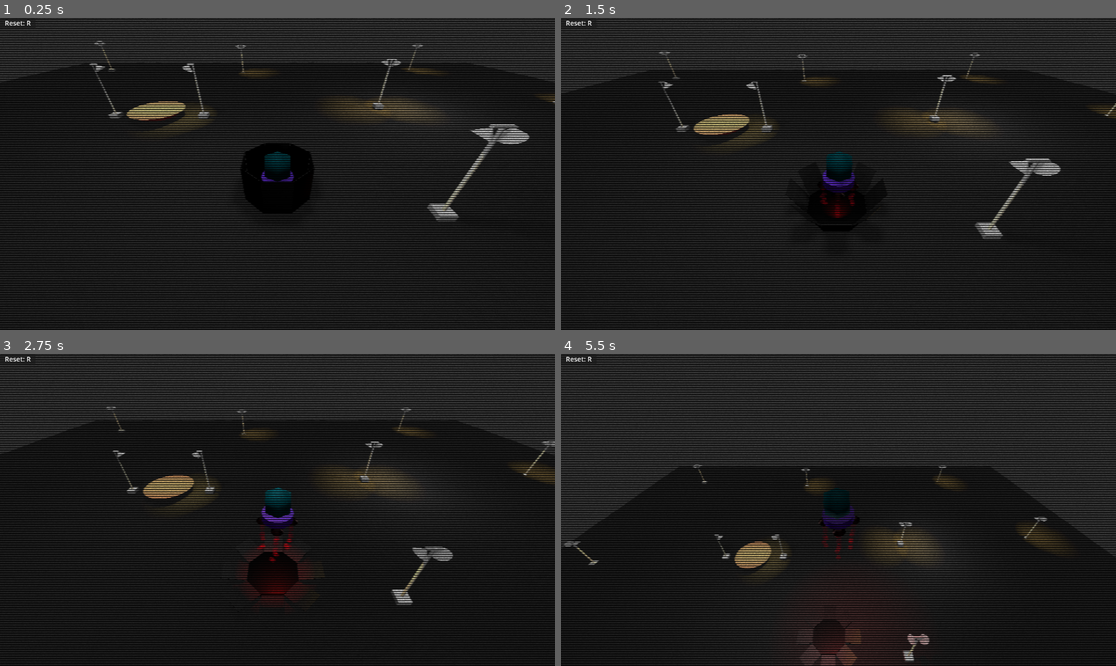
Above: before the commit, frames 1-4 (two rows, left to right).
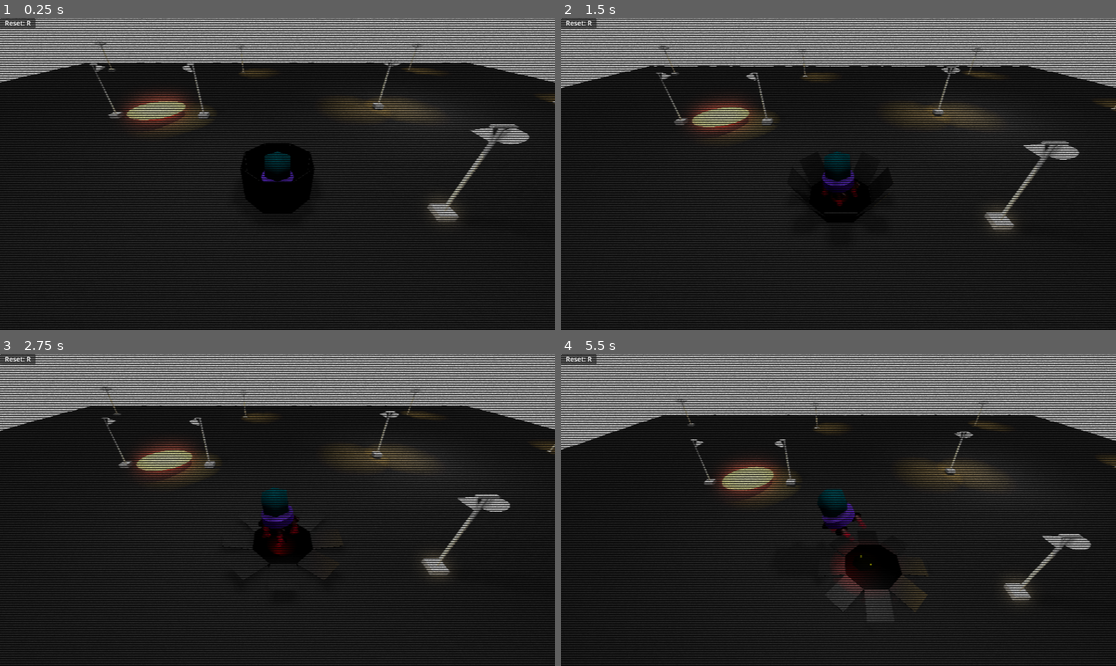
Above: after the commit, the same moments.

Repository: astnohk/LunarMouse3D
Game: Godot game, scene res://Levels/Level001.tscn
Same seed, same stepped clock (60 frames per second), same inputs: the game is played once before the commit and once after it.
Inputs (mouse positions are in pixels of both pictures, inside the frame that each line leads up to):
- Up to frame 1 (0.25 s): no input
- Up to frame 2 (1.5 s): tap Enter at 0.5 s; move the mouse to (960, 158) at 0.52 s; press the mouse at (960, 158) at 0.53 s; move the mouse to (727, 189) at 1.27 s; release the mouse at (727, 189) at 1.28 s; click (727, 189) at 1.35 s
- Up to frame 3 (2.75 s): move the mouse to (333, 441) at 2.02 s; press the mouse at (333, 441) at 2.03 s
- Up to frame 4 (5.5 s): move the mouse to (810, 572) at 2.77 s; release the mouse at (810, 572) at 2.78 s; click (810, 572) at 2.85 s; move the mouse to (1005, 556) at 3.52 s; press the mouse at (1005, 556) at 3.53 s; move the mouse to (672, 463) at 4.27 s; release the mouse at (672, 463) at 4.28 s; click (672, 463) at 4.35 s; move the mouse to (866, 510) at 5.02 s; press the mouse at (866, 510) at 5.03 s

The runs differ from the first frame. In frame 1, 16% of the frame differs, in the area x 0-100%, y 0-67%; in frame 2, 21%; in frame 3, 26%; in frame 4, 34%, in the area x 0-100%, y 0-100%.

Commit message:
Add foot prints of player's rocket

Diff:
--- a/Levels/Level001.tscn
+++ b/Levels/Level001.tscn
@@ -30,6 +30,7 @@
 font_color = Color(1, 0.25098, 0.25098, 1)
 
 [sub_resource type="Environment" id="Environment_ugbw5"]
+glow_enabled = true
 volumetric_fog_enabled = true
 volumetric_fog_density = 0.01
 
@@ -40,8 +41,8 @@
 noise = SubResource("FastNoiseLite_wpcgp")
 
 [sub_resource type="FogMaterial" id="FogMaterial_lgquu"]
-density = 0.07
-albedo = Color(0.545098, 0.545098, 0.545098, 1)
+density = 0.1
+albedo = Color(0.439216, 0.439216, 0.439216, 1)
 height_falloff = 2.51676
 density_texture = SubResource("NoiseTexture3D_j14cn")
 
@@ -80,6 +81,11 @@
 map_width = 51
 map_depth = 51
 map_data = PackedFloat32Array(0, 0, 0, 0, 0, 0, 0, 0, 0, 0, 0, 0, 0, 0, 0, 0, 0, 0, 0, 0, 0, 0, 0, 0, 0, 0, 0, 0, 0, 0, …(7713 unchanged characters)…
+
+[sub_resource type="Environment" id="Environment_5tw1c"]
+glow_enabled = true
+volumetric_fog_enabled = true
+volumetric_fog_density = 0.01
 
 [sub_resource type="PhysicsMaterial" id="PhysicsMaterial_drmpy"]
 friction = 0.9
@@ -218,6 +224,7 @@
 
 [node name="Camera3D" type="Camera3D" parent="CameraPivot/Marker3D"]
 transform = Transform3D(1, 0, 0, 0, 0.79653, 0.604599, 0, -0.604599, 0.79653, 0, 0, 0)
+environment = SubResource("Environment_5tw1c")
 
 [node name="GoalStage" type="StaticBody3D" parent="."]
 transform = Transform3D(1, 0, 0, 0, 1, 0, 0, 0, 1, -6.79274, 0.271678, -6.367)
--- /dev/null
+++ b/Rocket/FootPrints.tscn
@@ -0,0 +1,40 @@
+[gd_scene load_steps=5 format=3 uid="uid://e8nor3p7u8oc"]
+
+[sub_resource type="PhysicsMaterial" id="PhysicsMaterial_5gtnr"]
+
+[sub_resource type="StandardMaterial3D" id="StandardMaterial3D_ub00m"]
+albedo_color = Color(1, 1, 0, 1)
+metallic = 1.0
+roughness = 0.4
+emission_enabled = true
+emission = Color(1, 1, 0, 1)
+emission_energy_multiplier = 16.0
+
+[sub_resource type="BoxMesh" id="BoxMesh_dj5hv"]
+material = SubResource("StandardMaterial3D_ub00m")
+size = Vector3(0.05, 0.05, 0.05)
+
+[sub_resource type="BoxShape3D" id="BoxShape3D_ek1bp"]
+size = Vector3(0.05, 0.05, 0.05)
+
+[node name="Node3D" type="Node3D"]
+
+[node name="RigidBody3D" type="RigidBody3D" parent="."]
+physics_material_override = SubResource("PhysicsMaterial_5gtnr")
+continuous_cd = true
+
+[node name="MeshInstance3D" type="MeshInstance3D" parent="RigidBody3D"]
+gi_mode = 2
+mesh = SubResource("BoxMesh_dj5hv")
+
+[node name="CollisionShape3D" type="CollisionShape3D" parent="RigidBody3D"]
+shape = SubResource("BoxShape3D_ek1bp")
+
+[node name="LightmapProbe" type="OmniLight3D" parent="RigidBody3D"]
+layers = 3
+light_color = Color(0.917647, 0.917647, 0, 1)
+light_energy = 8.0
+light_size = 0.3
+light_specular = 0.0
+omni_range = 0.15
+omni_attenuation = 0.812252
--- a/Rocket/Rocket.gd
+++ b/Rocket/Rocket.gd
@@ -1,6 +1,7 @@
 extends Node3D
 
 @export var fire_parts: PackedScene
+@export var foot_prints: PackedScene
 
 
 const MaxThrusterPower: float = 5.0
@@ -15,10 +16,13 @@
 const DirectionCoeff: float = 0.0005
 
 var body: RigidBody3D
-var previous_position: Vector3 = Vector3(0, 0, 0)
+var previousPosition: Vector3 = Vector3(0, 0, 0)
 var velocity: Vector3 = Vector3(0, 0, 0)
 var accel: Vector3 = Vector3(0, 0, 0)
 const ForceThresholdToExplode: float = 30.0
+
+const StampInterval: float = 2.0
+var countStamp: float = 0.0
 
 var audioThruster: AudioStreamPlayer
 var audioCrash: AudioStreamPlayer
@@ -26,12 +30,12 @@
 # Called when the node enters the scene tree for the first time.
 func _ready():
 	body = get_node("Body")
-	previous_position = body.global_position
+	previousPosition = body.global_position
 	audioThruster = get_node("Body/AudioThruster")
 	audioCrash = get_node("AudioCrash")
 
 # Called every frame. 'delta' is the elapsed time since the previous frame.
-func _process(_delta):
+func _process(delta):
 	if not body:
 		return
 	# Get the thruster direction
@@ -54,11 +58,16 @@
 	get_node("Body/FootZpHinge/FootZp/Particles3D").emitting = Emitting
 	get_node("Body/FootZnHinge/FootZn/Particles3D").emitting = Emitting
 
+	countStamp += delta
+	if countStamp >= StampInterval:
+		countStamp = 0.0
+		stamp()
+
 func _physics_process(delta):
 	if not body:
 		return
 	# Calculate velocity and accleration
-	var v_curr: Vector3 = (body.global_position - previous_position) / delta
+	var v_curr: Vector3 = (body.global_position - previousPosition) / delta
 	var a_prev: Vector3 = accel
 	accel = (v_curr - velocity) / delta
 	velocity = v_curr
@@ -81,12 +90,14 @@
 		audioThruster.stop()
 
 func explode():
-	print("play audioCrash")
 	audioCrash.play()
 	var last_position: Vector3 = body.global_position
 	remove_child(body)
 	body = null
 	# Spawn fired parts
+	if not fire_parts:
+		print("[ERROR] 'fire_parts' is null.")
+		return
 	for i in range(128):
 		var fire = fire_parts.instantiate()
 		var rigid = fire.get_node("RigidBody3D")
@@ -94,3 +105,12 @@
 		rigid.apply_central_force(randV * 100 + velocity * 0.2)
 		rigid.set_position(last_position + randV * 0.05)
 		add_child(fire)
+
+func stamp():
+	if not foot_prints:
+		print("[ERROR] 'foot_stamps' is null.")
+		return
+	var foot_print: Node3D = foot_prints.instantiate()
+	var marker: Marker3D = get_node("Body/ConeTwistJoint3D/RigidBody3D/Marker3D")
+	foot_print.set_global_position(marker.get_global_position())
+	get_viewport().get_tree().get_root().add_child(foot_print)
--- a/Rocket/Rocket.tscn
+++ b/Rocket/Rocket.tscn
@@ -1,9 +1,10 @@
-[gd_scene load_steps=17 format=3 uid="uid://cyq7p1m4dlfly"]
+[gd_scene load_steps=21 format=3 uid="uid://cyq7p1m4dlfly"]
 
 [ext_resource type="Script" path="res://Rocket/Rocket.gd" id="1_8fh8w"]
 [ext_resource type="PackedScene" uid="uid://bk1c1423so2mh" path="res://Rocket/FireOnParts.tscn" id="2_8ahoy"]
 [ext_resource type="Material" uid="uid://lqjkdlqshl5l" path="res://Rocket/Materials/M_RocketBody.tres" id="2_gkpmn"]
 [ext_resource type="Material" uid="uid://b84co07v4brp1" path="res://Rocket/Materials/M_RocketBooster.tres" id="3_6knww"]
+[ext_resource type="PackedScene" uid="uid://e8nor3p7u8oc" path="res://Rocket/FootPrints.tscn" id="3_rw5id"]
 [ext_resource type="PhysicsMaterial" uid="uid://dgc2xurjeb3f8" path="res://Rocket/Materials/PM_RocketFoot.tres" id="4_daakr"]
 [ext_resource type="SphereMesh" uid="uid://den74hg54dxup" path="res://Rocket/Meshes/SM_RocketGas.tres" id="4_jflvw"]
 [ext_resource type="AudioStream" uid="uid://b1g0vdmshtn8t" path="res://Rocket/Sounds/Thruster.wav" id="7_fntrd"]
@@ -41,9 +42,27 @@
 height = 0.1
 radius = 0.2
 
+[sub_resource type="StandardMaterial3D" id="StandardMaterial3D_o41a4"]
+albedo_color = Color(0, 0, 0, 1)
+metallic = 1.0
+roughness = 0.0
+
+[sub_resource type="CylinderMesh" id="CylinderMesh_uee10"]
+material = SubResource("StandardMaterial3D_o41a4")
+top_radius = 0.025
+bottom_radius = 0.025
+height = 0.075
+radial_segments = 6
+rings = 2
+
+[sub_resource type="CylinderShape3D" id="CylinderShape3D_afu5n"]
+height = 0.075
+radius = 0.025
+
 [node name="Rocket" type="Node3D"]
 script = ExtResource("1_8fh8w")
 fire_parts = ExtResource("2_8ahoy")
+foot_prints = ExtResource("3_rw5id")
 
 [node name="AudioCrash" type="AudioStreamPlayer" parent="."]
 stream = ExtResource("8_8tjct")
@@ -51,7 +70,7 @@
 
 [node name="Body" type="RigidBody3D" parent="."]
 transform = Transform3D(1, 0, 0, 0, 1, 0, 0, 0, 1, 0, 0.25, 0)
-mass = 90.0
+mass = 150.0
 physics_material_override = SubResource("PhysicsMaterial_xd37k")
 continuous_cd = true
 
@@ -199,3 +218,22 @@
 
 [node name="AudioThruster" type="AudioStreamPlayer" parent="Body"]
 stream = ExtResource("7_fntrd")
+
+[node name="ConeTwistJoint3D" type="ConeTwistJoint3D" parent="Body"]
+transform = Transform3D(1, 0, 0, 0, 1, 0, 0, 0, 1, 0, -0.128854, 0)
+node_a = NodePath("..")
+node_b = NodePath("RigidBody3D")
+swing_span = 0.523599
+twist_span = 0.0
+
+[node name="RigidBody3D" type="RigidBody3D" parent="Body/ConeTwistJoint3D"]
+transform = Transform3D(1, 0, 0, 0, 1, 0, 0, 0, 1, 0, -0.05, 0)
+
+[node name="MeshInstance3D" type="MeshInstance3D" parent="Body/ConeTwistJoint3D/RigidBody3D"]
+mesh = SubResource("CylinderMesh_uee10")
+
+[node name="CollisionShape3D" type="CollisionShape3D" parent="Body/ConeTwistJoint3D/RigidBody3D"]
+shape = SubResource("CylinderShape3D_afu5n")
+
+[node name="Marker3D" type="Marker3D" parent="Body/ConeTwistJoint3D/RigidBody3D"]
+transform = Transform3D(1, 0, 0, 0, 1, 0, 0, 0, 1, 0, -0.05, 0)
Not shown: 1 places in Levels/Level001.tscn that only renumber resources
Not shown, changed: export_presets.cfg
